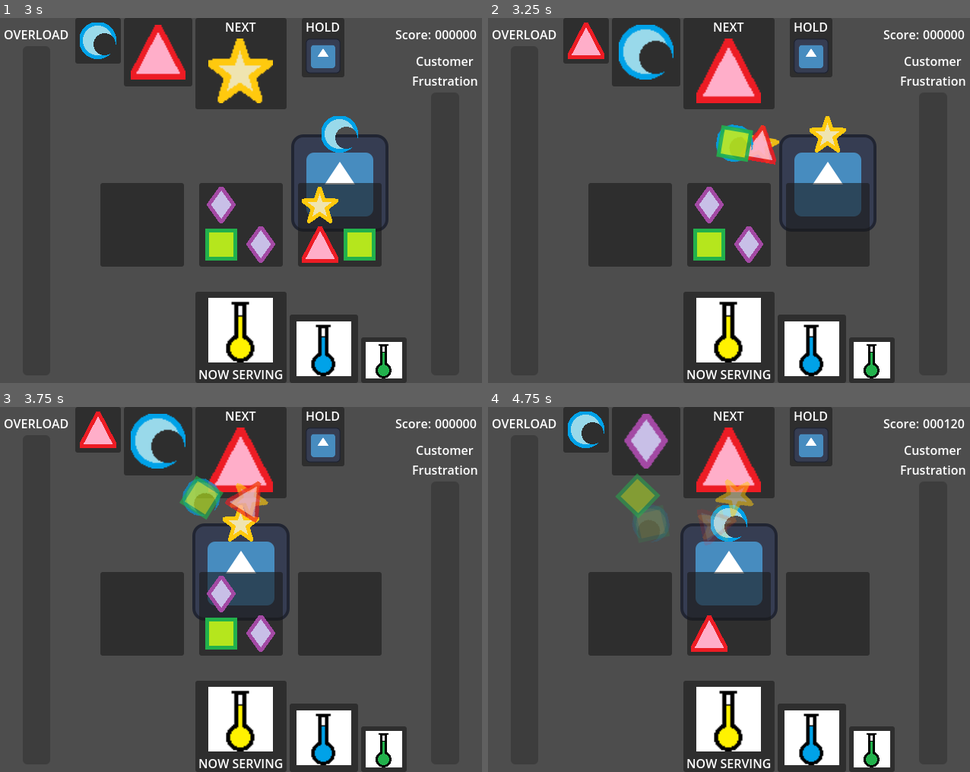
Above: before the commit, frames 1-4 (two rows, left to right).
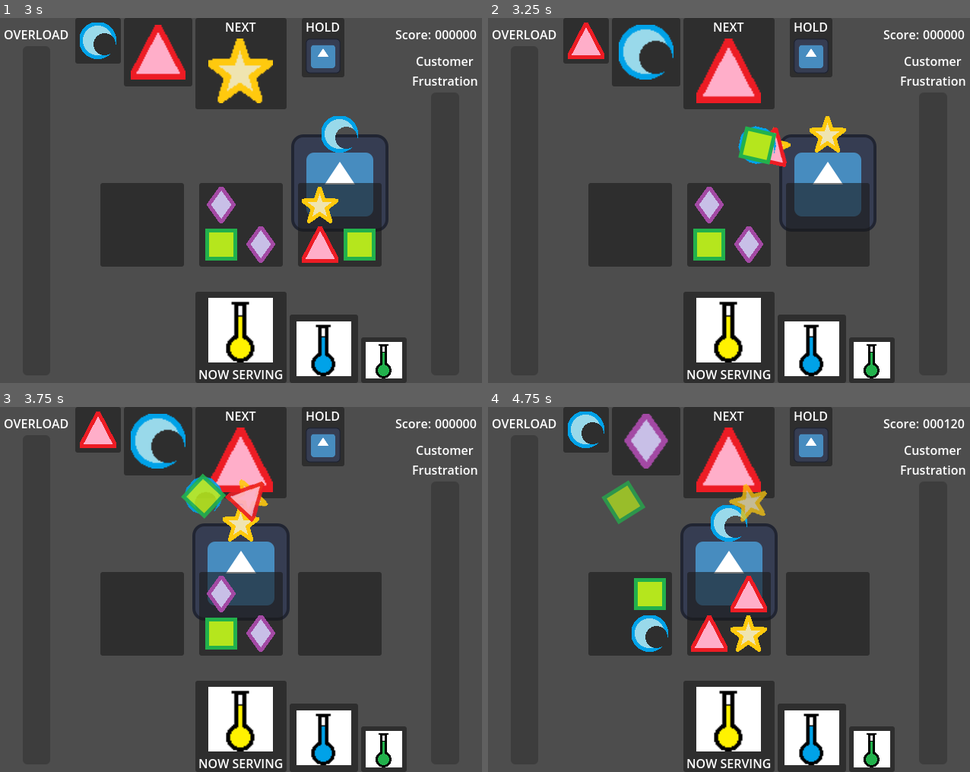
Above: after the commit, the same moments.

Repository: SamBumgardner/cure-all
Game: Godot game, scene res://src/gameplay/gameplay.tscn
Same seed, same stepped clock (60 frames per second), same inputs: the game is played once before the commit and once after it. The engine's default icon, where the game draws it, is replaced by a stand-in: a white triangle on a blue panel in a dark square.
Inputs:
- Up to frame 1 (3 s): tap Enter (ui_accept) at 0.5, 0.77, 1.25, 1.52, 2, 2.75 s; hold Right (ui_right) 0.53-1.28 s; hold Left (ui_left) 1.28-2.03 s; hold Right (ui_right) from 2.03 s (still down)
- Up to frame 2 (3.25 s): keep holding Right (ui_right); tap Enter (ui_accept) at 3.02 s
- Up to frame 3 (3.75 s): release Right (ui_right) at 3.53 s; hold Left (ui_left) from 3.53 s (still down)
- Up to frame 4 (4.75 s): keep holding Left (ui_left); tap Enter (ui_accept) at 3.77, 4.52 s

Frame 1 is identical in both runs. In frame 2, 1.3% of the frame differs, in the area x 47-63%, y 29-41%; in frame 3, 1.2%; in frame 4, 4.0%, in the area x 23-58%, y 18-68%.

Commit message:
nicer arc to launched ingredients

Diff:
--- a/game/src/gameplay/gameplay.gd
+++ b/game/src/gameplay/gameplay.gd
@@ -70,6 +70,8 @@
     if queued_potion.types[0] in potion.types:
         _matched_queue_potion()
 
+    const launch_duration = 1.5
+
     var left_cauldron = _get_wrapped_cauldron(cauldron_index, -1)
     for ingredient in splash_left:
         var launched_ingredient = LaunchedIngredient.new()
@@ -78,7 +80,7 @@
             ingredient,
             cauldrons[cauldron_index].global_position,
             left_cauldron.global_position,
-            2.0,
+            launch_duration,
             left_cauldron.add_ingredient.bind(ingredient, false)
         )
 
@@ -90,7 +92,7 @@
             ingredient,
             cauldrons[cauldron_index].global_position,
             right_cauldron.global_position,
-            2.0,
+            launch_duration,
             right_cauldron.add_ingredient.bind(ingredient, false)
         )
 
--- a/game/src/gameplay/ui/launched_ingredient.gd
+++ b/game/src/gameplay/ui/launched_ingredient.gd
@@ -1,6 +1,6 @@
 class_name LaunchedIngredient extends Sprite2D
 
-const LAUNCH_HEIGHT: Vector2 = Vector2(0, -100)
+const LAUNCH_HEIGHT: float = 100
 
 var position_tween: Tween
 var visual_tween: Tween
@@ -19,16 +19,19 @@
     modulate = Color.WHITE
     global_position = start_position
 
-    var midway_position: Vector2 = (start_position + end_position) / 2 + LAUNCH_HEIGHT
     position_tween = create_tween()
-    position_tween.set_trans(Tween.TRANS_CUBIC)
-    position_tween.set_ease(Tween.EASE_OUT)
-    position_tween.tween_property(self, "global_position", midway_position, duration / 2)
-    position_tween.set_ease(Tween.EASE_IN)
-    position_tween.tween_property(self, "global_position", end_position, duration / 2)
+    position_tween.tween_method(jump_tween.bind(start_position, end_position), 0.0, 1.0, duration)
 
     visual_tween = create_tween()
-    visual_tween.tween_property(self, "modulate", Color.TRANSPARENT, duration)
-    visual_tween.parallel().tween_property(self, "rotation_degrees", rotation_degrees + 90, duration)
+    visual_tween.tween_property(self, "rotation_degrees", rotation_degrees + 90, duration)
+    visual_tween.set_ease(Tween.EASE_IN)
+    visual_tween.set_trans(Tween.TRANS_CUBIC)
+    visual_tween.parallel().tween_property(self, "modulate", Color.TRANSPARENT, duration)
 
     visual_tween.tween_callback(callback)
+
+func jump_tween(progress: float, start_position: Vector2, end_position: Vector2):
+    var new_x = start_position.x * (1 - progress) + end_position.x * progress
+    var new_y = (progress - .5) ** 2 * (LAUNCH_HEIGHT * 4) + (start_position.y - LAUNCH_HEIGHT)
+    global_position.x = new_x
+    global_position.y = new_y
